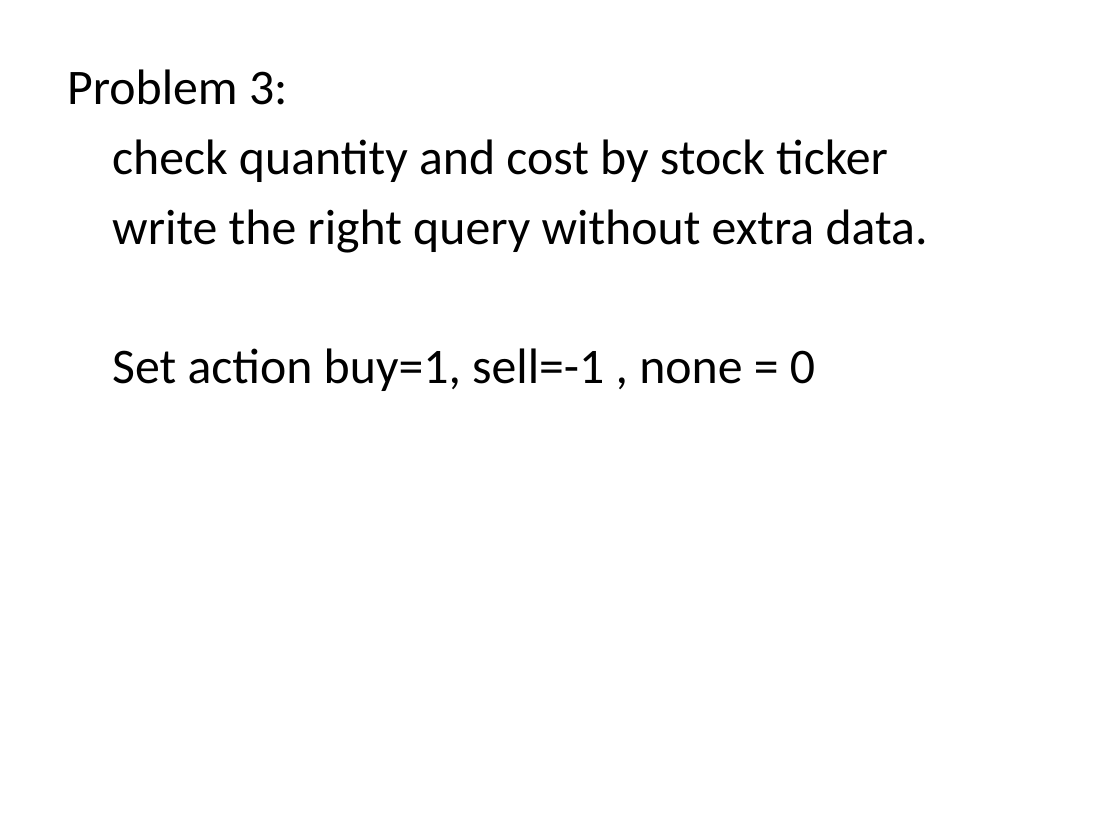
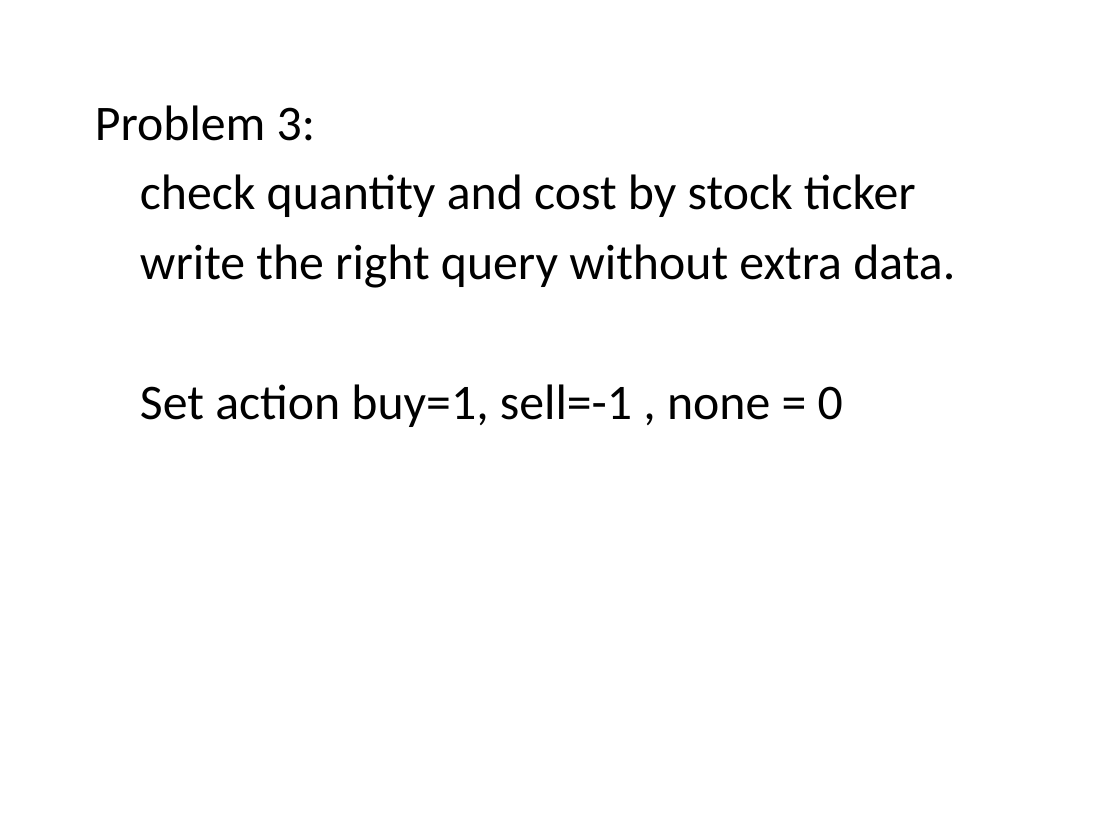
Before and after one commit to IPD8-guofeng/dotnet-group-project, a slide deck: slide 7 of Stock trade and analyst system.pptx. Drawn at 1120x840 pixels with LibreOffice and Linux fonts; fonts in the diff are those of the drawing. Boxes give left, top, right and bottom in pixels: in the first picture for what was removed or moved away, otherwise in the second. Text is boxed around its words. In the diff, an @@ line names an element or a change of style, - is before the commit and + after.

```diff
--- a/Stock trade and analyst system.pptx
+++ b/Stock trade and analyst system.pptx
@@ text "Problem 3:": place and size @@
-text "Problem 3:" at (67, 69, 928, 391)
+text "Problem 3:" at (95, 105, 955, 427)
```
Also in this commit, not shown: 10 other slides changed, 10 other files.
